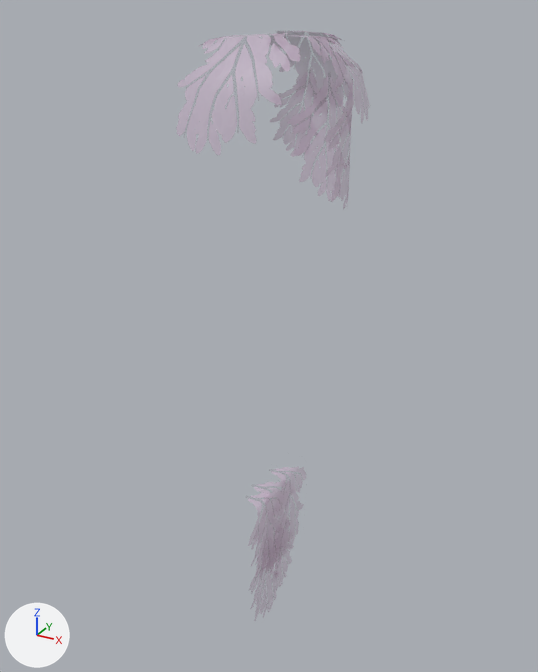
The FBX model Workfiles/Props/Hero/PropsMedium/Foliage/LucidusD_Plants/VineMesh/LucidusDVineLike.fbx, before and after one commit.
Rendered twice from a 50 mm lens placed at (9.67, -17.79, 16.11), pointed at (-0.19, 0.13, 7.15). Every picture has the same lights, and +X, +Y and +Z are marked at lower left. The older version comes first.

Objects in the first picture: 'Hanging_0', 'Unique_0'.
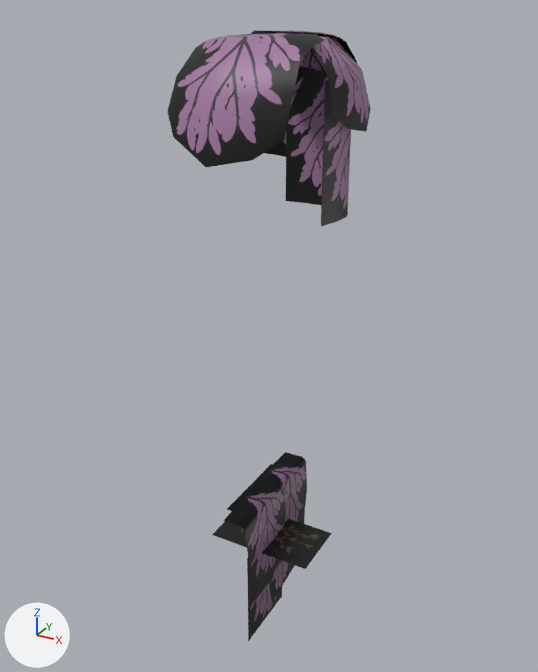
Where the change shows, as pixel boxes (x1, y1, x2, y2) in the pictures (538 x 672 px):
'Unique_0', surface changed (grey to pink)
    both: (176, 31, 370, 209)
'Hanging_0', surface changed (grey to purple)
    both: (247, 467, 306, 622)
'Flat_0', added
    after: (212, 519, 332, 569)

Patch to the scene script:
```diff
--- a/Workfiles/Props/Hero/PropsMedium/Foliage/LucidusD_Plants/VineMesh/LucidusDVineLike.fbx.py
+++ b/Workfiles/Props/Hero/PropsMedium/Foliage/LucidusD_Plants/VineMesh/LucidusDVineLike.fbx.py
@@ img_lucidusd_treelike_extra_png @@
-img_lucidusd_treelike_extra_png = load_image('LucidusD_TreeLike_Extra.png', '../../../../Plant/LucidusD_Plants/LucidusD_TreeLike_Extra.png', 2048, 2048, 'Non-Color')
+img_lucidusd_treelike_extra_png = load_image('LucidusD_TreeLike_Extra.png', '../LucidusD_TreeLike_Extra.png', 2048, 2048, 'sRGB')
@@ mat_material @@
 n0 = _N.new('ShaderNodeBsdfPrincipled'); n0.name = 'Principled BSDF'
 n2.image = img_lucidusd_treelike_extra_png
-n3 = _N.new('ShaderNodeTexImage'); n3.name = 'Image Texture.001'
-n3.image = img_lucidusd_treelike_extra_png
 _L.new(n2.outputs[0], n0.inputs[0])  # 'Color' to 'Base Color'
-_L.new(n3.outputs[0], n0.inputs[4])  # 'Color' to 'Alpha'
 _L.new(n0.outputs[0], n1.inputs[0])  # 'BSDF' to 'Surface'
@@ me_plane_003 @@
+me_plane_003.from_pydata(...)  # 4 vertices, 1 face; spans x -1.73..1.73, y -1.0..1.0, z 0.0
+me_plane_003.materials.append(mat_material)  # picture img_lucidusd_treelike_extra_png
@@ ob_flat_0 @@
+ob_flat_0 = bpy.data.objects.new('Flat_0', me_plane_003)
+ob_flat_0.location = (0.0, 0.0, 0.0)
```
